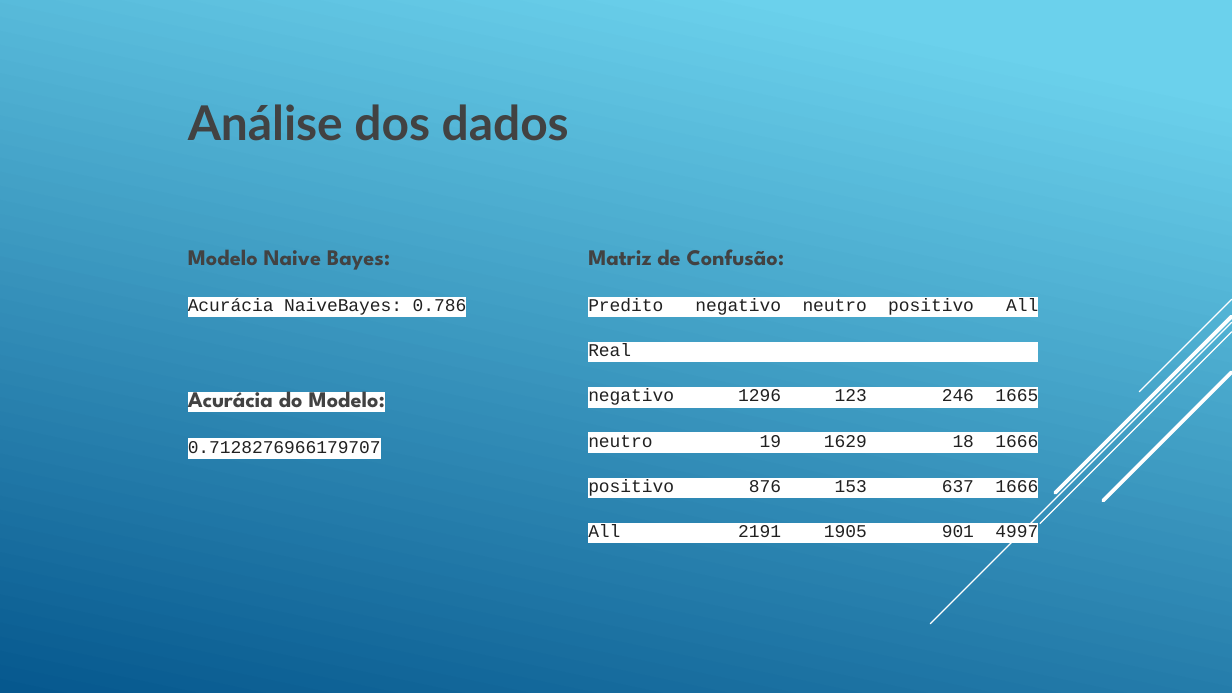
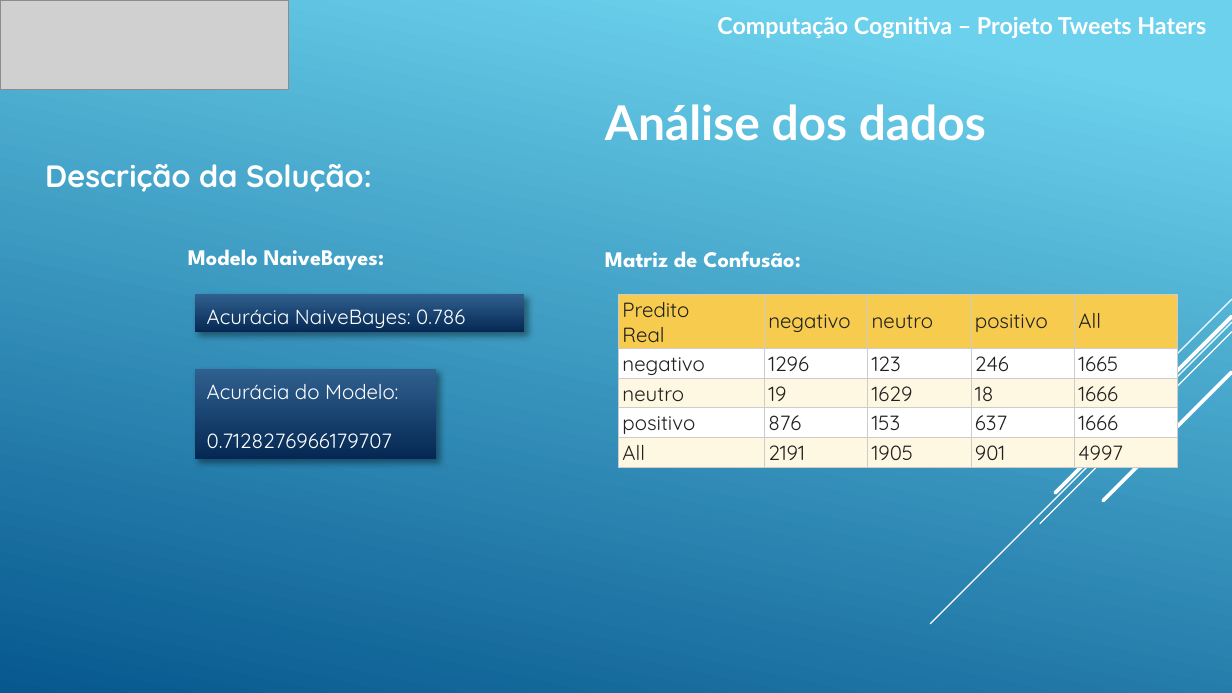
Before and after one commit to gabrielscalione/FaculdadeImpacta, a slide deck: slide 5 of BancoDados/4_Semestre/ComputacaoCognitiva/ACs/PROJETO/Mineração de Texto.pptx (slide 3 before the commit). Drawn at 1232x693 pixels with LibreOffice and Linux fonts; fonts in the diff are those of the drawing; grey boxes stand for pictures. Boxes give left, top, right and bottom in pixels: in the first picture for what was removed or moved away, otherwise in the second. Text is boxed around its words. In the diff, an @@ line names an element or a change of style, - is before the commit and + after.

```diff
--- a/BancoDados/4_Semestre/ComputacaoCognitiva/ACs/PROJETO/Mineração de Texto.pptx
+++ b/BancoDados/4_Semestre/ComputacaoCognitiva/ACs/PROJETO/Mineração de Texto.pptx
@@ picture added at [0, 0, 288, 90] @@
@@ text added at [717, 17, 1206, 38], 13.6 pt, text #FFFFFF, bold @@
+Computação Cognitiva – Projeto Tweets Haters
@@ text "Análise dos dados": place and size @@
-text "Análise dos dados" at [188, 104, 569, 141]
+text "Análise dos dados" at [605, 104, 986, 141]
@@ text "Análise dos dados" at [605, 104, 986, 141]: text colour #424242 to #FFFFFF @@
@@ text added at [45, 164, 372, 192], 18 pt, text #FFFFFF, bold @@
+Descrição da Solução:
@@ text "Matriz de Confusão:" at [605, 251, 801, 267]: text colour #424242 to #FFFFFF @@
@@ text "Matriz de Confusão:": place and size @@
-text "Matriz de Confusão:" at [588, 249, 1038, 537]
+text "Matriz de Confusão:" at [605, 251, 801, 267]
@@ text at [188, 249, 385, 270]: text changed; size 10.5 to 13 pt; font Courier New to League Spartan; text colour #212121 to #FFFFFF; bold on @@
-Modelo Naive Bayes:
-Acurácia NaiveBayes: 0.786
-Acurácia do Modelo:
-0.7128276966179707
+Modelo NaiveBayes:
@@ rectangle added at [195, 294, 524, 333], fill gradient #316190 to #042853, 12 pt, text #FFFFFF @@
+Acurácia NaiveBayes: 0.786
@@ text at [588, 299, 1038, 537]: paragraphs removed @@
-Predito negativo neutro positivo All
-Real
-negativo 1296 123 246 1665
-neutro 19 1629 18 1666
-positivo 876 153 637 1666
-All 2191 1905 901 4997
@@ table added at [618, 294, 1178, 468], 5 rows, 5 columns @@
+Predito Real | negativo | neutro | positivo | All
+negativo | 1296 | 123 | 246 | 1665
+neutro | 19 | 1629 | 18 | 1666
+positivo | 876 | 153 | 637 | 1666
+All | 2191 | 1905 | 901 | 4997
@@ rectangle added at [195, 370, 436, 460], fill gradient #316190 to #042853, 12 pt, text #FFFFFF @@
+Acurácia do Modelo:
+0.7128276966179707
```
Also in this commit, not shown: 3 other slides changed, 2 slides added, 8 other files.
